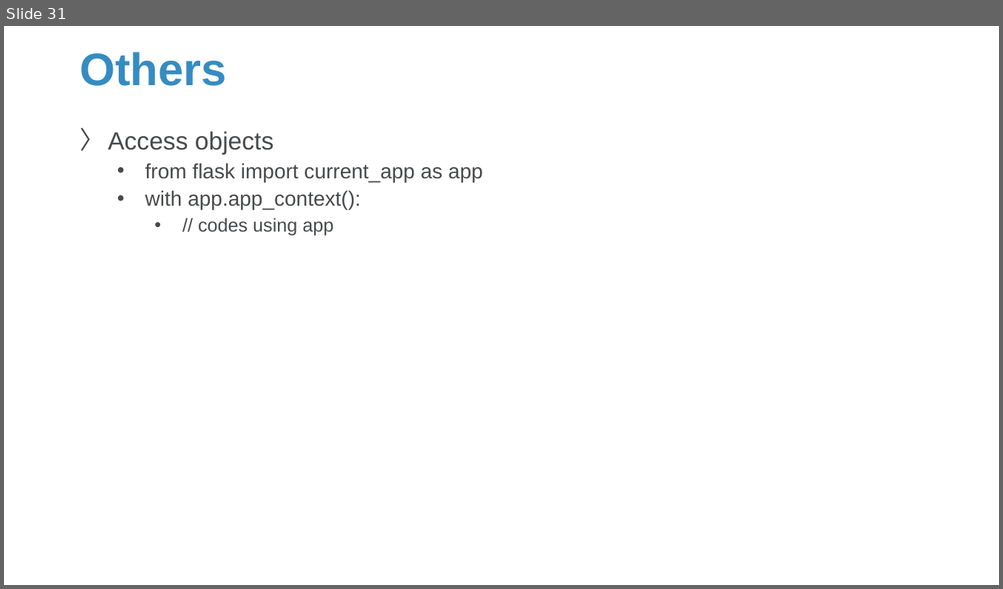
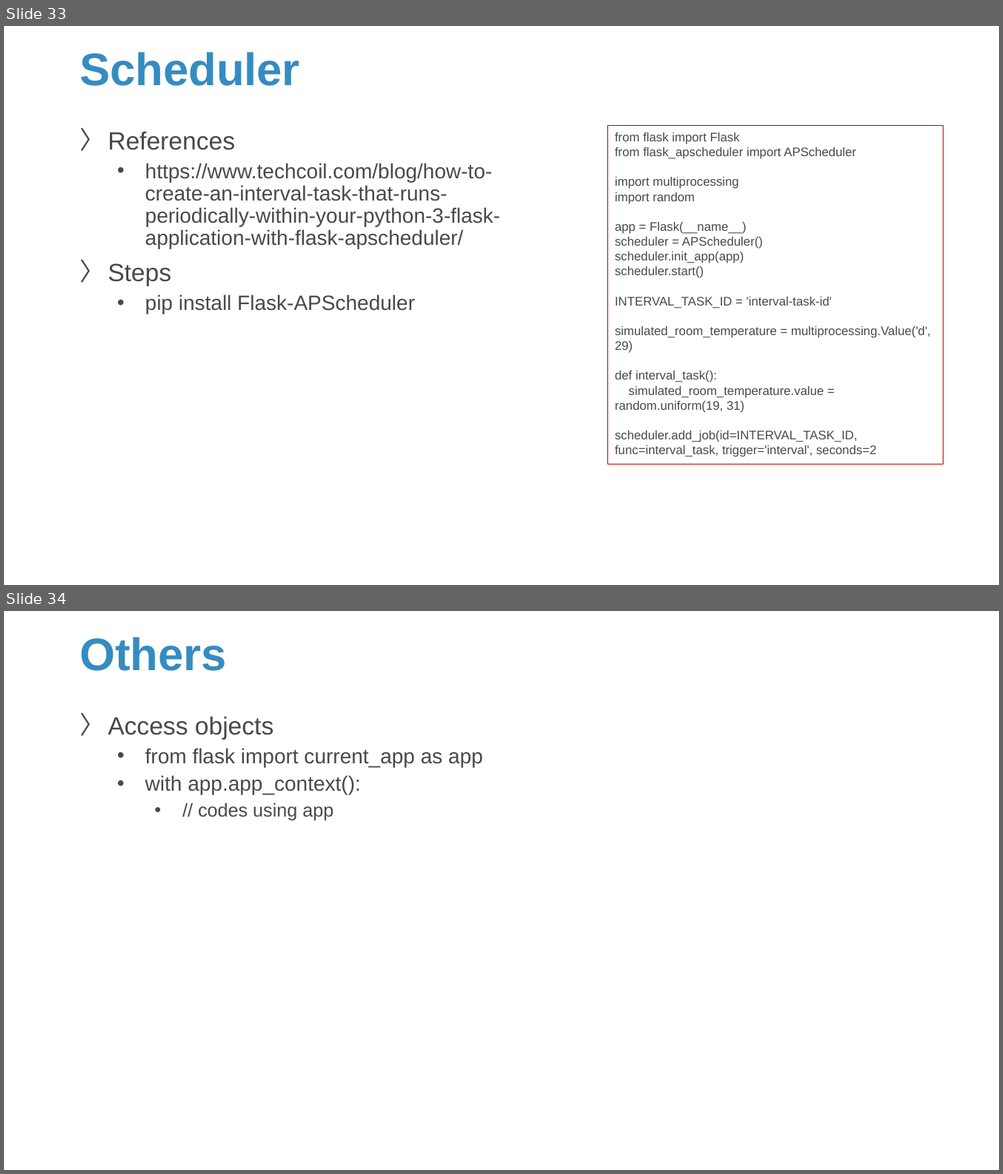
Before and after one commit to Sparks-Lu/TechNotes, a slide deck: Web/Flask-Notes.pptx. Shown one above the other, each under a label of ours: slide 31 before the commit, slides 33 and 34 after it. The pictures are 1003x589 and 1003x1174 pixels, drawn with LibreOffice and Linux fonts; fonts in the diff are those of the drawing; background and template pictures are left out. Boxes give left, top, right and bottom in pixels: in the first picture for what was removed or moved away, otherwise in the second. Text is boxed around its words. In the diff, an @@ line names an element or a change of style, - is before the commit and + after.

```diff
--- a/Web/Flask-Notes.pptx
+++ b/Web/Flask-Notes.pptx
@@ slide 33 added at [4,26,999,585], background picture (left out) @@
@@ title added at [79,52,299,86], 44 pt, text #358CC1, bold @@
+Scheduler
@@ text added at [108,131,501,314], 20 pt, text #47494B @@
+〉 References
+  • https://www.techcoil.com/blog/how-to-create-an-interval-task-that-runs-periodically-within-your-python-3-flask-application-with-flask-apscheduler/
+〉 Steps
+  • pip install Flask-APScheduler
@@ rectangle added at [608,126,943,465], outline #C00000 0.75 pt, 12 pt, text #47494B @@
+from flask import Flask
+from flask_apscheduler import APScheduler
+import multiprocessing
+import random
+app = Flask(__name__)
+scheduler = APScheduler()
+scheduler.init_app(app)
+scheduler.start()
+INTERVAL_TASK_ID = 'interval-task-id'
+simulated_room_temperature = multiprocessing.Value('d', 29)
+def interval_task():
+simulated_room_temperature.value = random.uniform(19, 31)
+scheduler.add_job(id=INTERVAL_TASK_ID, func=interval_task, trigger='interval', seconds=2
@@ what was slide 31 is now slide 34 @@
```
Also in this commit, not shown: 1 slide changed, 2 other slides added, 5 other files.
